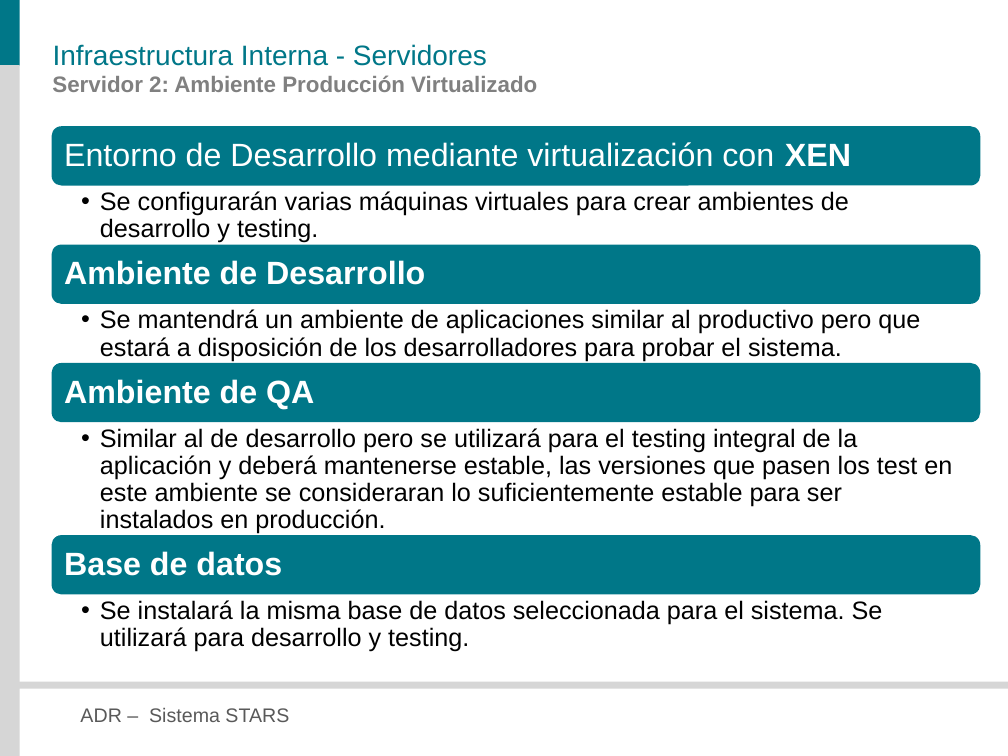
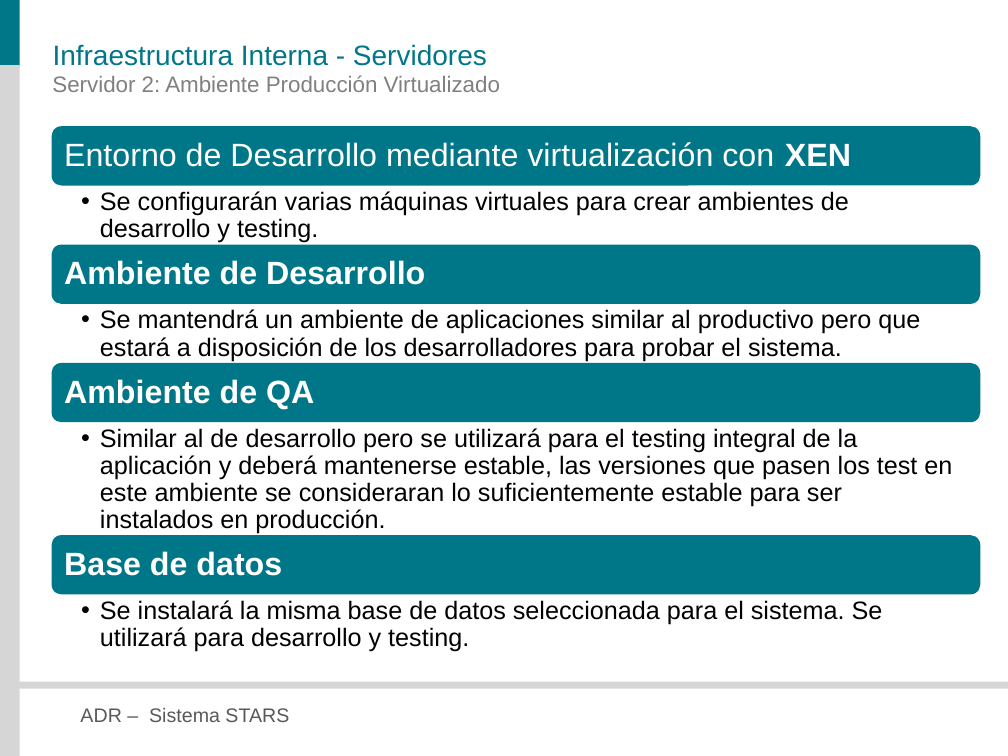
Before and after one commit to veritoreinoso/adr-2010, a slide deck: slide 24 of Presentacion.pptx (slide 23 before the commit). Drawn at 1008x756 pixels with LibreOffice and Linux fonts; fonts in the diff are those of the drawing. Boxes give left, top, right and bottom in pixels: in the first picture for what was removed or moved away, otherwise in the second. Text is boxed around its words. In the diff, an @@ line names an element or a change of style, - is before the commit and + after.

```diff
--- a/Presentacion.pptx
+++ b/Presentacion.pptx
@@ text "Servidor 2: Ambiente Producción Virtualizado" at box(52, 75, 500, 92): bold off @@
```
Also in this commit, not shown: 11 other slides changed, 2 slides added.
